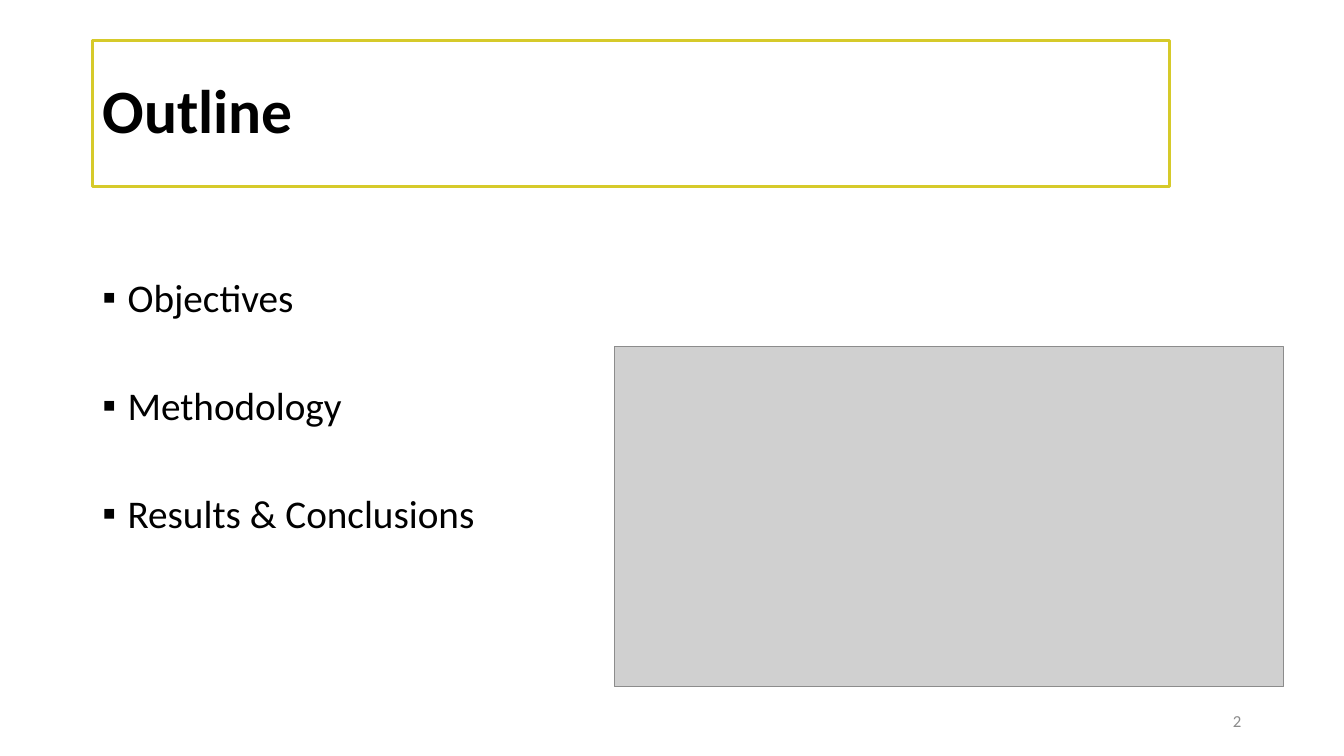
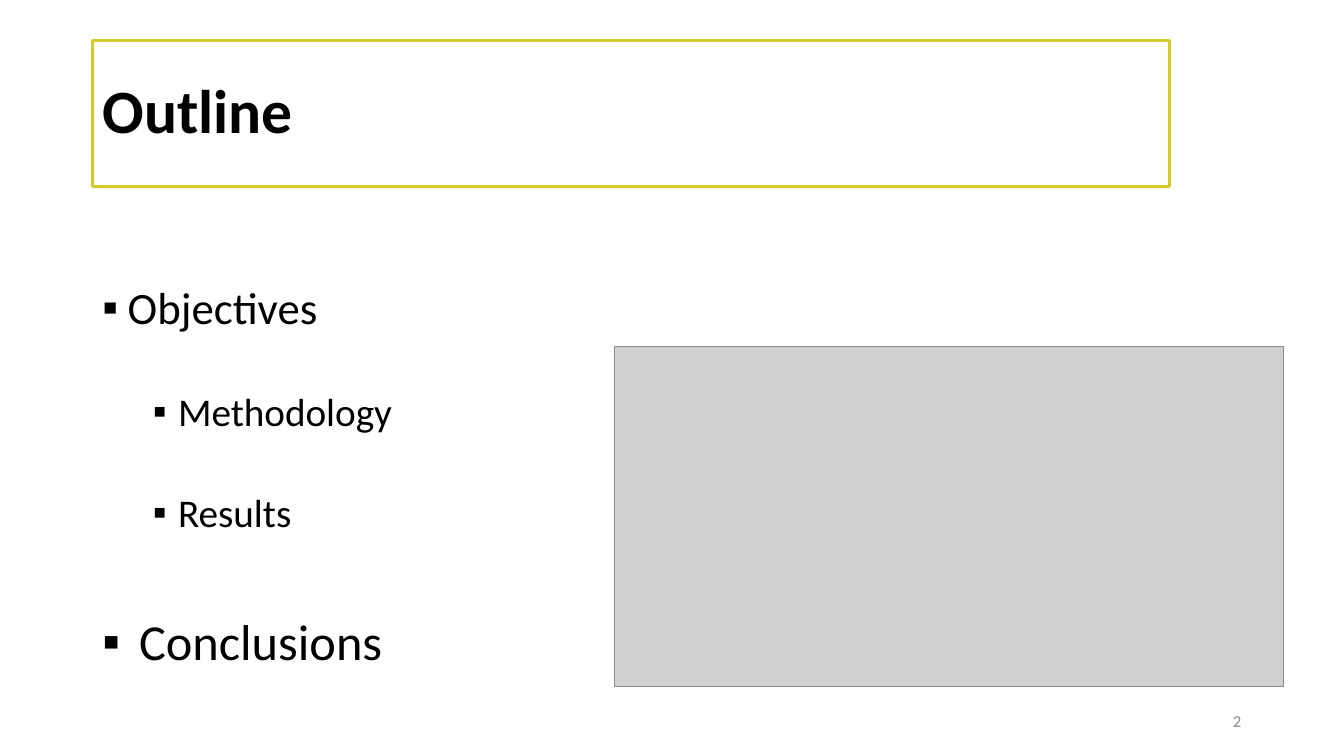
Before and after one commit to federicariva/MidbootcampProject, a slide deck: slide 2 of deliverables/Project_presentation.pptx. Drawn at 1344x756 pixels with LibreOffice and Linux fonts; fonts in the diff are those of the drawing; grey boxes stand for pictures; background and template pictures are left out. Boxes give left, top, right and bottom in pixels: in the first picture for what was removed or moved away, otherwise in the second. Text is boxed around its words. In the diff, an @@ line names an element or a change of style, - is before the commit and + after.

```diff
--- a/deliverables/Project_presentation.pptx
+++ b/deliverables/Project_presentation.pptx
@@ text at [128, 293, 392, 433]: size 28 to 32 pt in "Objectives"; list level 1 to 2 in "Methodology" @@
@@ text at [139, 499, 382, 661]: text changed; size 28 to 36 pt @@
-▪ Results & Conclusions
+  ▪ Results
+▪ Conclusions
```
Also in this commit, not shown: 11 other slides changed, 1 slide removed, 1 other file.
